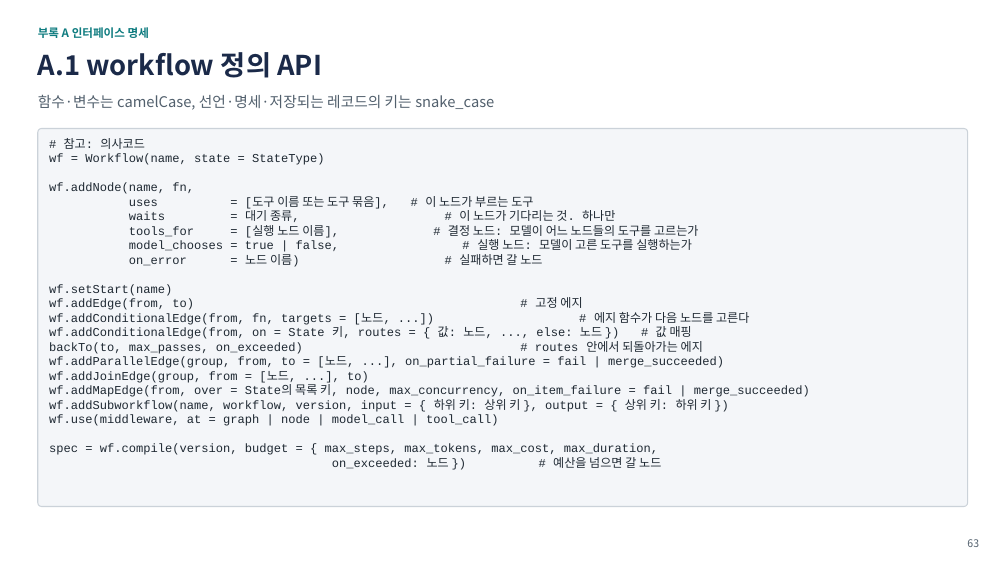
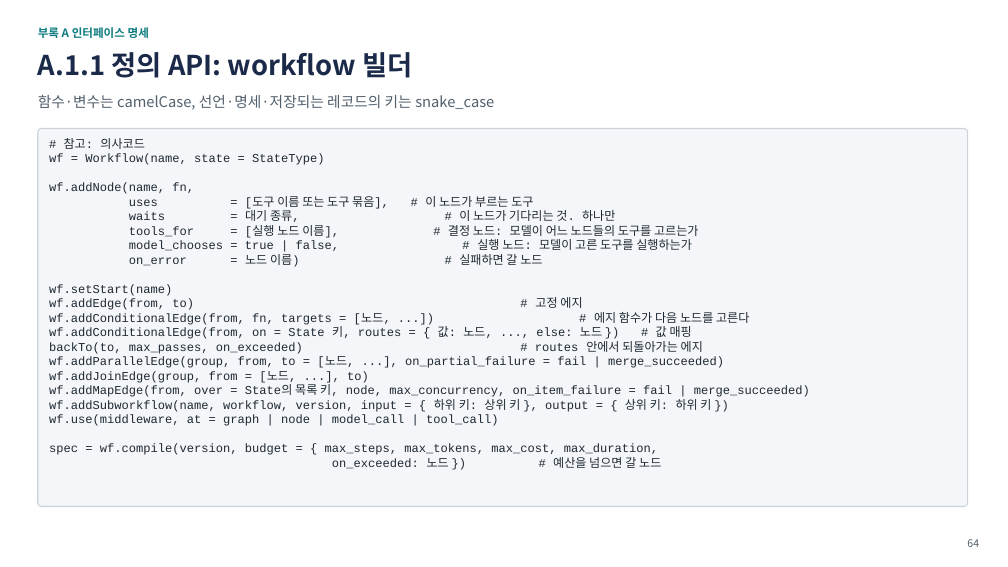
Before and after one commit to iwindfree/windfree-blog, a slide deck: slide 64 of public/files/ai-agent-workflow-framework/AI_Agent_Workflow_Framework_Summary.pptx (slide 63 before the commit). Drawn at 1008x567 pixels with LibreOffice and Linux fonts; fonts in the diff are those of the drawing. Boxes give left, top, right and bottom in pixels: in the first picture for what was removed or moved away, otherwise in the second. Text is boxed around its words. In the diff, an @@ line names an element or a change of style, - is before the commit and + after.

```diff
--- a/public/files/ai-agent-workflow-framework/AI_Agent_Workflow_Framework_Summary.pptx
+++ b/public/files/ai-agent-workflow-framework/AI_Agent_Workflow_Framework_Summary.pptx
@@ text at bbox=[38, 52, 412, 78]: text changed @@
-A.1 workflow 정의 API
+A.1.1 정의 API: workflow 빌더
@@ page number at bbox=[967, 539, 979, 547]: text changed @@
-63
+64
```
Also in this commit, not shown: 6 other slides changed, 2 slides added, 1 other file.
